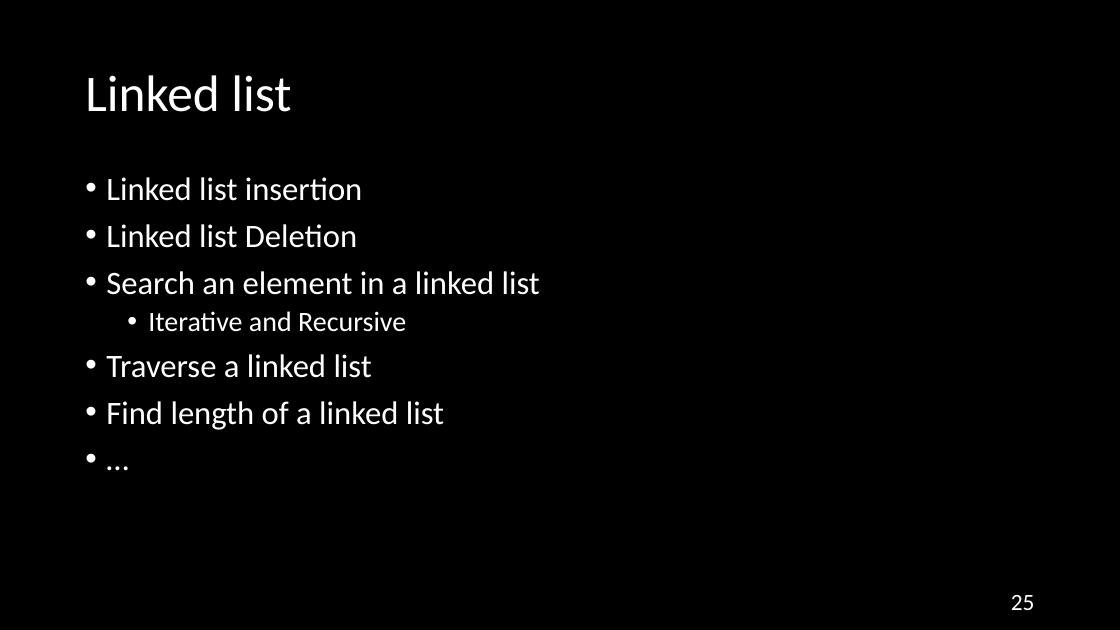
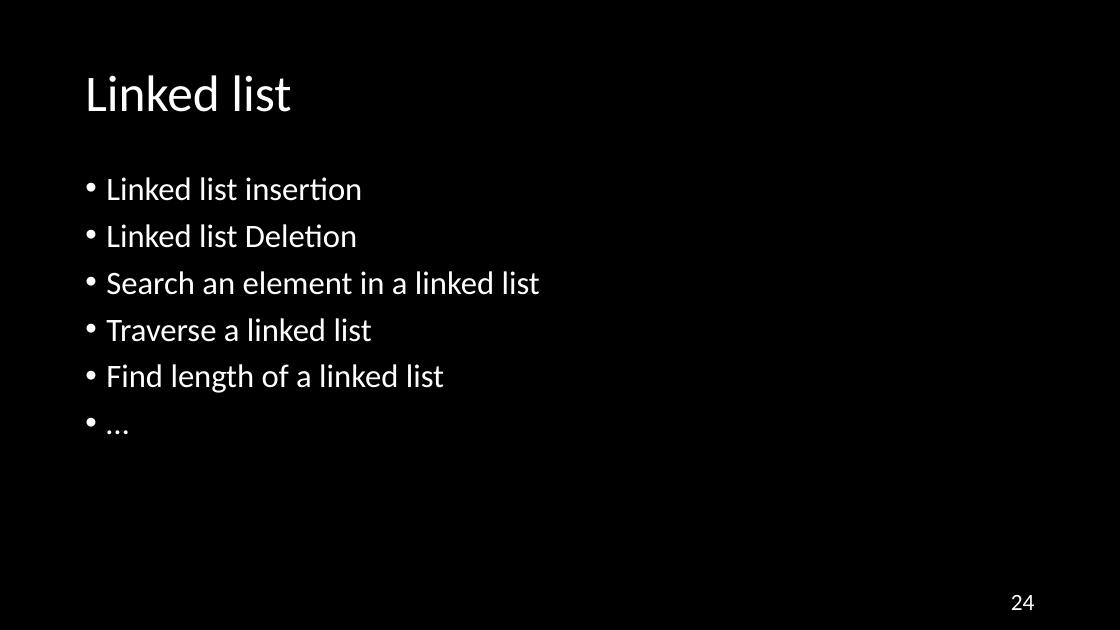
Before and after one commit to NYU-CSO/nyu-cso.github.io, a slide deck: slide 24 of rec-notes/r06.pptx (slide 25 before the commit). Drawn at 1120x630 pixels with LibreOffice and Linux fonts; fonts in the diff are those of the drawing. Boxes give left, top, right and bottom in pixels: in the first picture for what was removed or moved away, otherwise in the second. Text is boxed around its words. In the diff, an @@ line names an element or a change of style, - is before the commit and + after.

```diff
--- a/rec-notes/r06.pptx
+++ b/rec-notes/r06.pptx
@@ text at box(148, 311, 406, 332): paragraph removed @@
-  • Iterative and Recursive
@@ page number at box(1011, 595, 1035, 610): text changed @@
-25
+24
```
Also in this commit, not shown: 8 other slides changed, 13 slides added, 12 slides removed, 1 other file.
